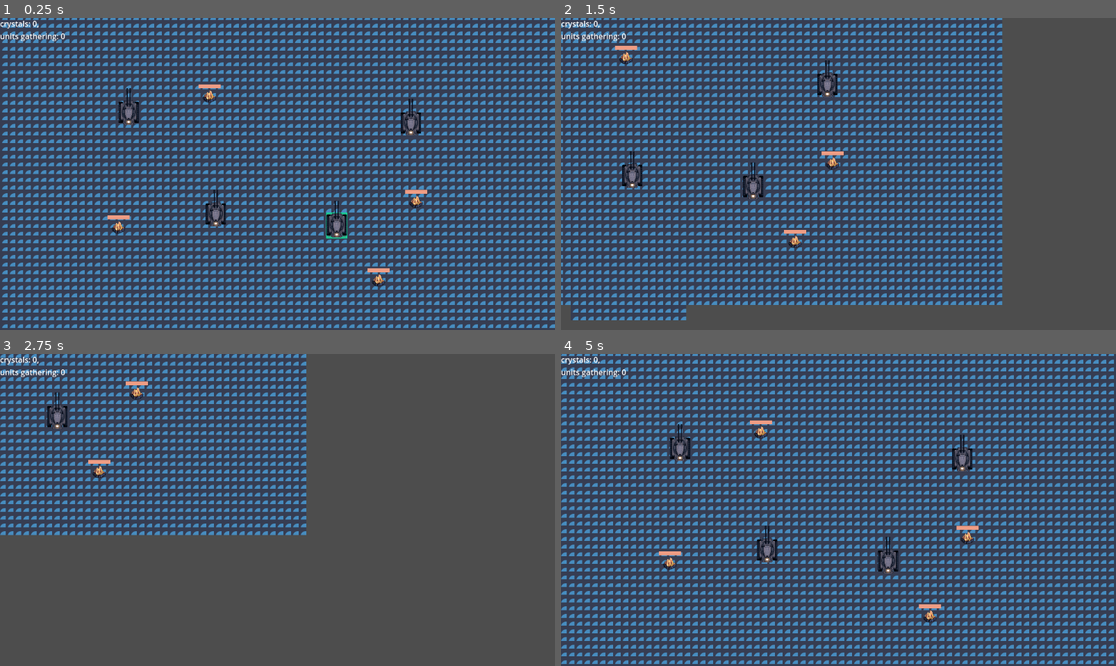
Above: before the commit, frames 1-4 (two rows, left to right).
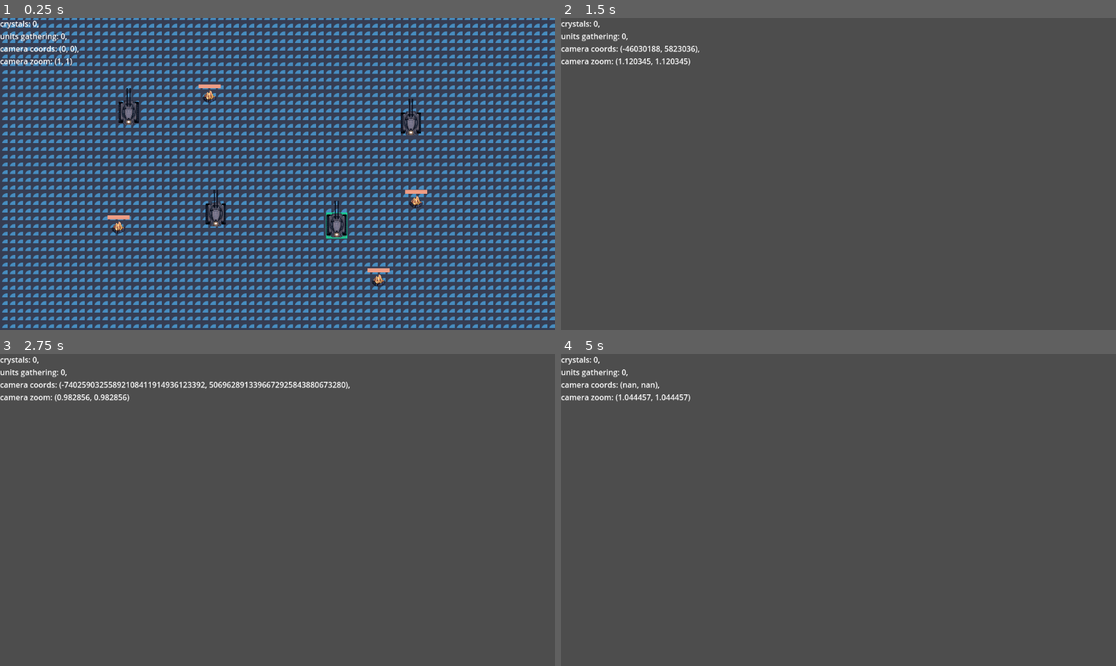
Above: after the commit, the same moments.

Repository: OleksandrLevchuk/godot4-rts
Game: Godot game, scene res://world.tscn
Same seed, same stepped clock (60 frames per second), same inputs: the game is played once before the commit and once after it. The engine's default icon, where the game draws it, is replaced by a stand-in: a white triangle on a blue panel in a dark square.
Inputs (mouse positions are in pixels of both pictures, inside the frame that each line leads up to):
- Up to frame 1 (0.25 s): no input
- Up to frame 2 (1.5 s): tap Enter at 0.5 s; move the mouse to (960, 158) at 0.52 s; hold Right (ui_right) 0.53-1.28 s; hold Mouse wheel down (wheel_down) 0.53-1.28 s; click (960, 158) at 0.6 s; move the mouse to (727, 189) at 1.27 s; hold Down (ui_down) from 1.28 s (still down); tap Mouse wheel down (wheel_down) at 1.35 s
- Up to frame 3 (2.75 s): tap Mouse wheel up (wheel_up) at 1.55 s; move the mouse to (333, 441) at 2.02 s; release Down (ui_down) at 2.03 s; hold Right (ui_right) from 2.03 s (still down); hold Mouse wheel up (wheel_up) from 2.03 s (still down); click (333, 441) at 2.3 s
- Up to frame 4 (5 s): move the mouse to (810, 572) at 2.77 s; release Right (ui_right) at 2.78 s; release Mouse wheel up (wheel_up) at 2.78 s; hold Up (ui_up) 2.78-3.53 s; click (810, 572) at 2.85 s; tap Mouse wheel down (wheel_down) at 3.05, 4.35 s; move the mouse to (1005, 556) at 3.52 s; hold Right mouse button (right_click) 3.53-4.28 s; hold Left (ui_left) from 3.53 s (still down); tap Mouse wheel up (wheel_up) at 3.8 s; move the mouse to (672, 463) at 4.27 s; click (672, 463) at 4.55 s

The runs differ from the first frame. In frame 1, 0.3% of the frame differs, in the area x 0-15%, y 6-16%; in frame 2, 27%; in frame 3, 12%; in frame 4, 35%, in the area x 0-100%, y 0-100%.

Commit message:
implemented camera zoom
but it's buggy and needs fixing :<
33 hours in

Diff:
--- a/Camera.gd
+++ b/Camera.gd
@@ -1,11 +1,38 @@
 extends Camera2D
 
-@export var speed = 20
-@export var zoom_speed = 20
-@export var zoom_margin = 0.1
+var is_panning = false
+var is_zooming = false
+@export var easing = 5 # slows down camera zoom making it smoother
+@export var pan_speed = 40 # pixels(?) per second
+var pan_target
+@export var zoom_factor = 1
+var zoom_target
+@export var zoom_speed = 8
+@export var zoom_step = 0.5
 @export var zoom_min = 0.5
 @export var zoom_max = 3
 
 func _process(delta):
-	var input = Vector2( Input.get_axis("ui_left", "ui_right"), Input.get_axis("ui_up","ui_down") )
-	position = position.lerp( position + input * speed, speed * delta ) # maybe there's a better way of doing this with velocity and move_and_slide
+#	if Input.is_action_pressed('ui_right')
+#	if not is_panning: return
+#	position = position.lerp( pan_target, delta * easing ) # lower value for smoother pan
+#	if position == pan_target: is_panning = false
+	if is_zooming:
+		position = position.lerp( zoom_target, delta * easing ) # lower value for smoother pan
+		zoom = zoom.lerp( Vector2.ONE * zoom_factor, delta * easing ) # lower number for smoother zoom
+		if zoom.x==zoom_factor:
+			is_zooming = false
+			print('ended zooming')
+
+#	pan_target = position + pan_speed * Vector2(Input.get_axis("ui_left","ui_right"),Input.get_axis("ui_up","ui_down"))
+
+func _input(event):
+	if event.is_action_pressed('wheel_up') or event.is_action_pressed('wheel_down'):
+		is_zooming = true
+		var cursor = get_local_mouse_position()
+		var center = get_viewport().get_visible_rect().size/2
+		var offset_strength = cursor.distance_to(center)
+		print('offset strength is', offset_strength)
+		zoom_target = position.lerp(cursor, offset_strength)
+		zoom_factor += Input.get_axis('wheel_up', 'wheel_down') * zoom_speed * 0.01 * zoom_factor ** 1.5
+		zoom_factor = clamp(zoom_factor, zoom_min, zoom_max)
--- a/crystal.gd
+++ b/crystal.gd
@@ -32,7 +32,7 @@
 func _on_timer_timeout():
 	current_time -= units
 	var tween = get_tree().create_tween()
-	tween.tween_property( bar, 'value', current_time, 0.5 ).set_trans(Tween.TRANS_LINEAR)
+	tween.tween_property( bar, 'value', current_time, 0.5 ).set_trans(Tween.TRANS_CIRC)
 
 func end_gathering():
 	Game.Crystals += 1
--- a/info.gd
+++ b/info.gd
@@ -13,8 +13,8 @@
 #		'mouse coords': get_global_mouse_position(),
 #		'selection position': panel.position,
 #		'selection size': panel.size,
-#		'camera coords': camera.position,
-#		'camera zoom': camera.zoom,
+		'camera coords': camera.position,
+		'camera zoom': camera.zoom,
 #		'unit coords': unit.position,
 #		'destination coords': unit.destination,
 #		'unit velocity': unit.velocity,
--- a/project.godot
+++ b/project.godot
@@ -41,6 +41,11 @@
 "events": [Object(InputEventMouseButton,"resource_local_to_scene":false,"resource_name":"","device":-1,"window_id":0,"a …(253 unchanged characters)…
 ]
 }
+quit={
+"deadzone": 0.5,
+"events": [Object(InputEventKey,"resource_local_to_scene":false,"resource_name":"","device":-1,"window_id":0,"alt_pressed":false,"shift_pressed":false,"ctrl_pressed":true,"meta_pressed":false,"pressed":false,"keycode":0,"physical_keycode":81,"key_label":0,"unicode":0,"echo":false,"script":null)
+]
+}
 
 [rendering]
 
--- a/selectbox.gd
+++ b/selectbox.gd
@@ -2,24 +2,18 @@
 
 var is_dragging = false
 var drag_start = Vector2.ZERO # global coordinates are used for ui elements
-var select_shape = RectangleShape2D.new()
 signal area_selected # we will signal the world script to select units
-
-func vmin(v1, v2): return Vector2( min(v1.x, v2.x), min(v1.y, v2.y) ) # effectively converts coords into rect position
-#func vmax(v1, v2): return Vector2( max(v1.x, v2.x), max(v1.y, v2.y) ) # unused, but pretty <3
-func vabs(v): return Vector2( abs(v.x), abs(v.y) ) # effectively converts a vector difference into rect size
-#func coords2rect(v1,v2): return Rect2( vmin(v1,v2), vabs(v1-v2) ) # rect is convenient for stuffs
 
 func _process(_delta):
 	if Input.is_action_just_pressed("left_click"):
 		is_dragging = true
 		drag_start = get_global_mouse_position()
 	elif is_dragging:
-		var mouse = get_global_mouse_position()
-		position = vmin( drag_start, mouse )
-		size = vabs( drag_start - mouse )
+		var rect = Rect2( drag_start, Vector2.ZERO ).expand( get_global_mouse_position() )
+		position = rect.position # instead of complicated math, just use geometry!
+		size = rect.size
 		if Input.is_action_just_released("left_click"):
-			emit_signal("area_selected", position, size )
+			emit_signal("area_selected", rect )
 			is_dragging = false
 			position = Vector2.ZERO
 			size = Vector2.ZERO
--- a/ui.gd
+++ b/ui.gd
@@ -1,5 +1,5 @@
 extends CanvasLayer
 signal area_selected # we will signal the world script to select units
 
-func _on_selectbox_area_selected(position, size): # figure out a better way of doing this
-	emit_signal("area_selected", position, size )
+func _on_selectbox_area_selected(rect): # figure out a better way of doing this
+	emit_signal("area_selected", rect )
--- a/world.gd
+++ b/world.gd
@@ -8,7 +8,9 @@
 func _ready():
 	units = get_tree().get_nodes_in_group('units')
 
-func _on_ui_area_selected( rect_pos, rect_size ):
-	print('selecting')
+func _on_ui_area_selected( rect ):
 	for unit in units:
-		unit.set_selected( Rect2( rect_pos - camera_offset, rect_size).has_point( unit.position ) )
+		unit.set_selected( rect.has_point( unit.position + camera_offset ) ) # compensate negative coords to be more positive
+
+func _input(event):
+	if Input.is_action_pressed("quit"): get_tree().quit()
Not shown, added: wor122F.tmp
